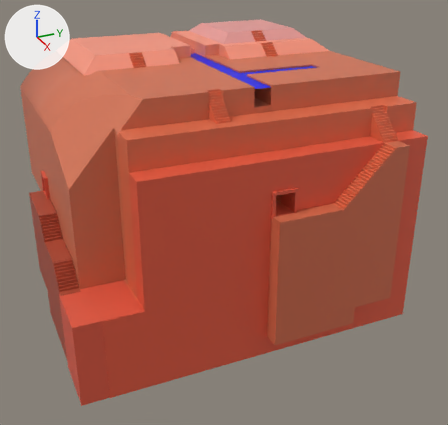
Two versions of the Blender file Models/Main level/brainmodel.blend, one commit apart.
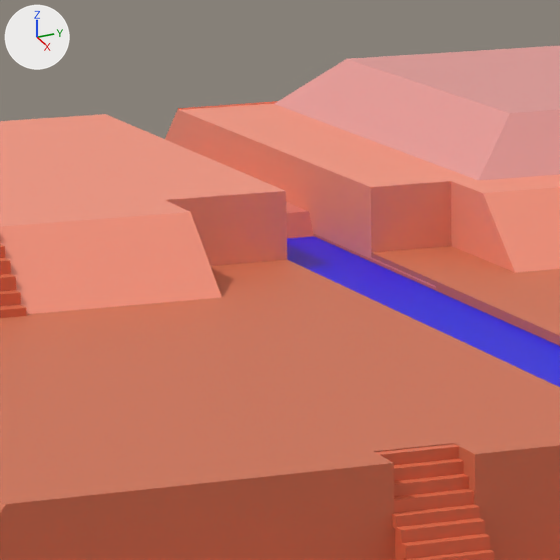
There are two pictures of each version: one whole from a 50 mm lens placed at (13.39, -4.69, 5.62), pointed at (1.28, 0.76, -0.43), one close up on the part from 32% to 53% of the width and 3% to 26% of the height. The lights are fixed; the arrows at upper left show +X, +Y and +Z.
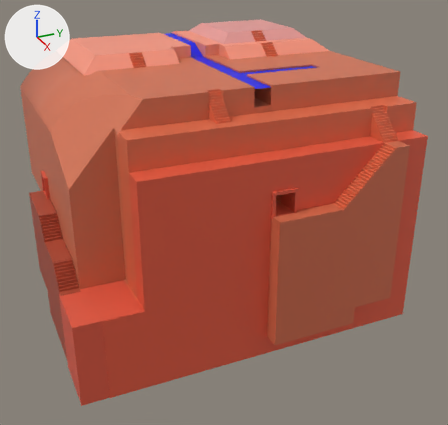
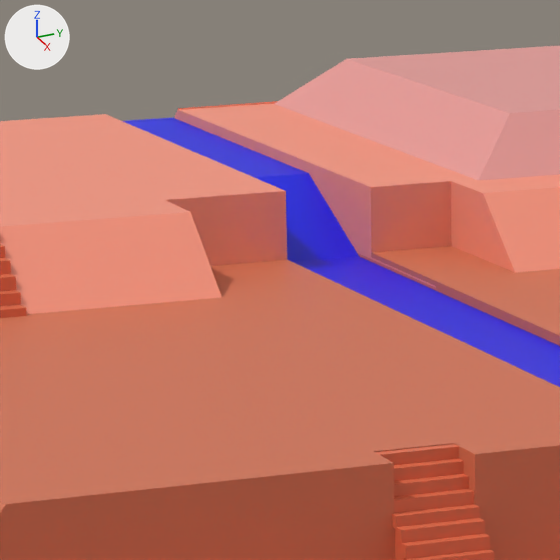
Commit message: River Mesh With Proper Elevation

The change, as a diff of the scene's bpy script:
```diff
--- a/Models/Main level/brainmodel.blend.py
+++ b/Models/Main level/brainmodel.blend.py
@@ me_plane @@
 me_plane.from_pydata(...)  # 12 vertices, 4 faces; spans x -1.48..2.47, y -0.21..2.0, z 0.0
 # used by ob_water; location = (0.451, 0.838, 2.844)
 # verts and faces of me_plane; kept vertices keep their numbers, new ones are numbered from 12
 # before: 0 (-1.48, -0.21, 0.0), 2 (-1.48, 0.21, 0.0), 4 (1.01, 0.21, 0.0), 5 (1.01, -0.21, 0.0)
+# me_plane part 1
+delete_vertices([0, 2])  # with the faces that use them
+verts[12] = (-1.5, -0.21, 0.25)
+verts[13] = (-0.96, -0.21, 0.0)
+verts[14] = (-3.16, -0.21, 0.25)
+for new, old in zip([15, 16, 17], [12, 13, 14]): verts[new] = verts[old] + (0.0, 0.42, 0.0)
+faces += [(12, 13, 16, 15), (12, 15, 17, 14), (4, 16, 13, 5)]
 me_plane.materials.append(mat_water)
```

What differs and where, as boxes [x1, y1, x2, y2] in the close-ups (560 x 560 px):
'Water', reshaped: before [287, 236, 560, 387]; after [123, 118, 560, 387]
part 1 of me_plane, built on: before [287, 236, 361, 274]; after [123, 118, 361, 274]
